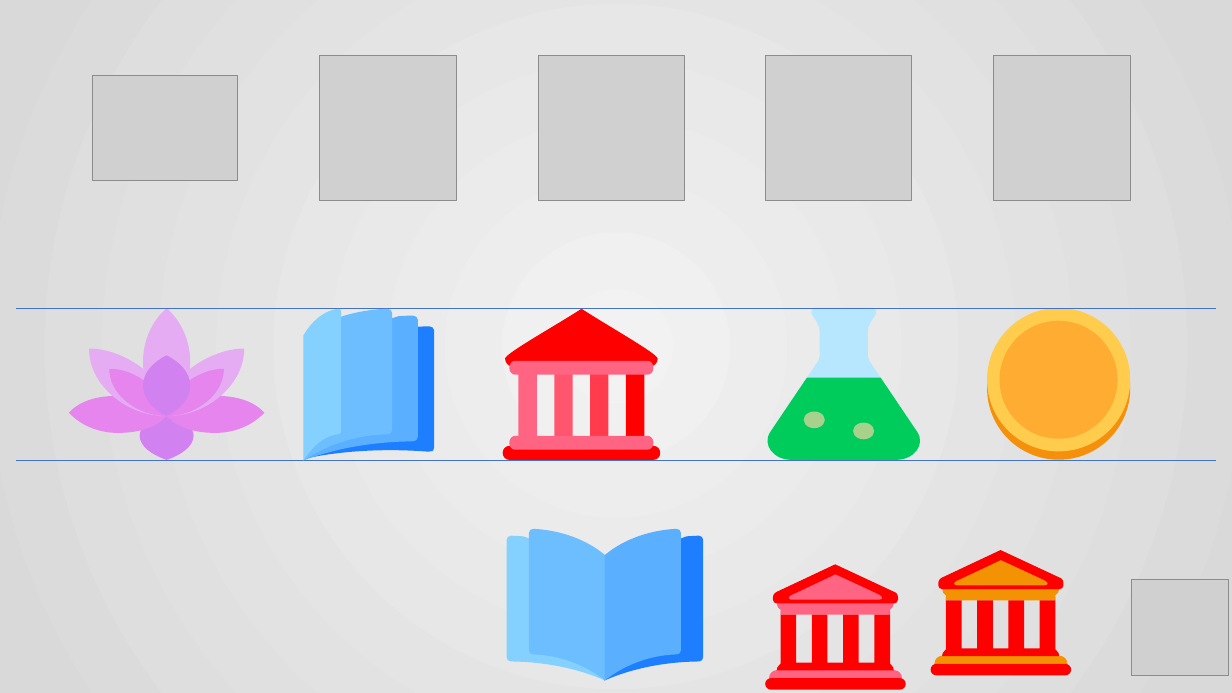
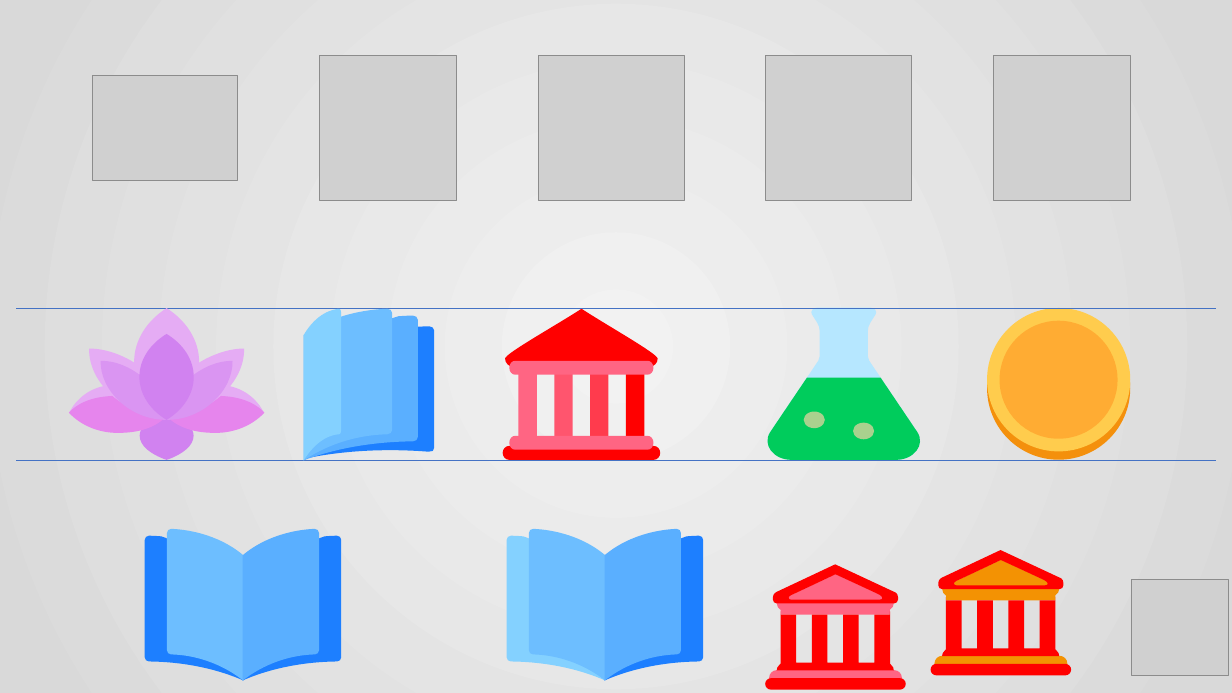
Before and after one commit to histopen/assets, a slide deck: slide 2 of Icons_UI/Icons_UI.pptx. Drawn at 1232x693 pixels with LibreOffice and Linux fonts; fonts in the diff are those of the drawing; grey boxes stand for pictures. Boxes give left, top, right and bottom in pixels: in the first picture for what was removed or moved away, otherwise in the second. Text is boxed around its words. In the diff, an @@ line names an element or a change of style, - is before the commit and + after.

```diff
--- a/Icons_UI/Icons_UI.pptx
+++ b/Icons_UI/Icons_UI.pptx
@@ freeform shape: place and size @@
-freeform shape at <box>143,309,190,378</box>
+freeform shape at <box>134,309,199,378</box>
@@ freeform shape: place and size @@
-freeform shape at <box>143,356,190,417</box>
+freeform shape at <box>140,334,194,420</box>
@@ freeform shape added at <box>69,384,264,412</box>, fill #E5ACF4 @@
@@ freeform shape: place and size @@
-freeform shape at <box>109,369,166,416</box>
+freeform shape at <box>101,361,166,421</box>
@@ freeform shape at <box>101,361,166,421</box>: fill #E685ED to #DA95F2 @@
@@ freeform shape at <box>166,361,232,421</box>: fill #E685ED to #DA95F2 @@
@@ freeform shape: place and size @@
-freeform shape at <box>166,369,224,416</box>
+freeform shape at <box>166,361,232,421</box>
@@ group added at <box>145,529,342,681</box>: 4 freeform shapes @@
```
Also in this commit, not shown: 14 other files.
